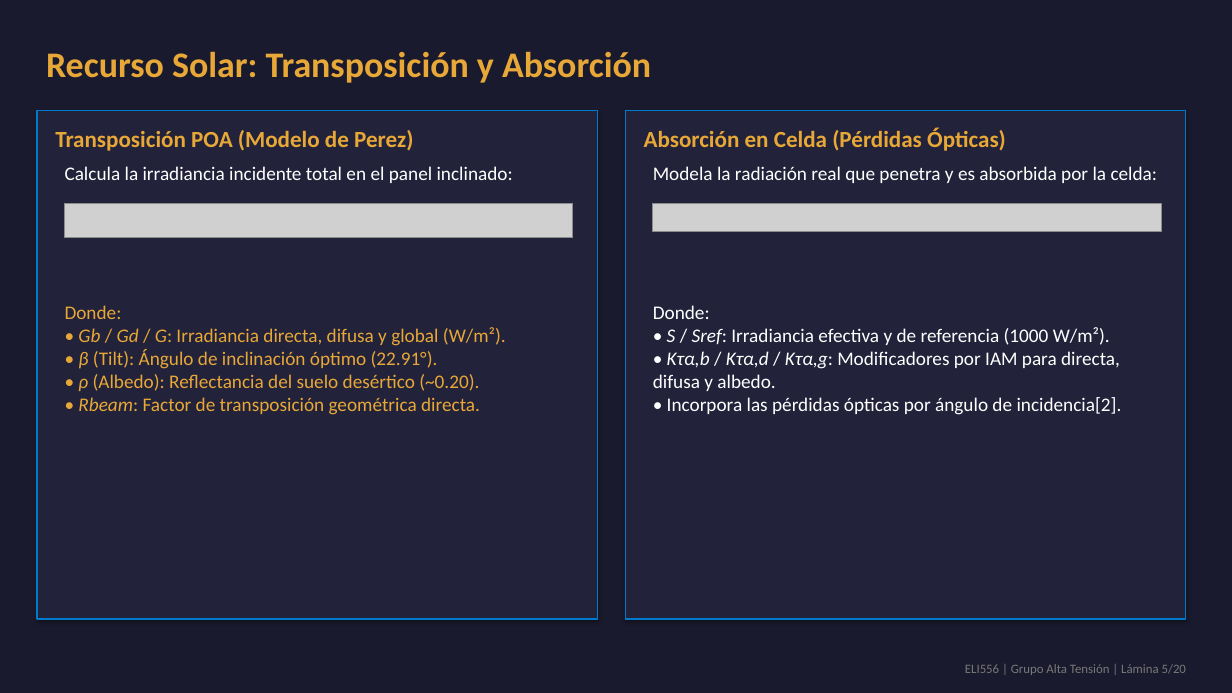
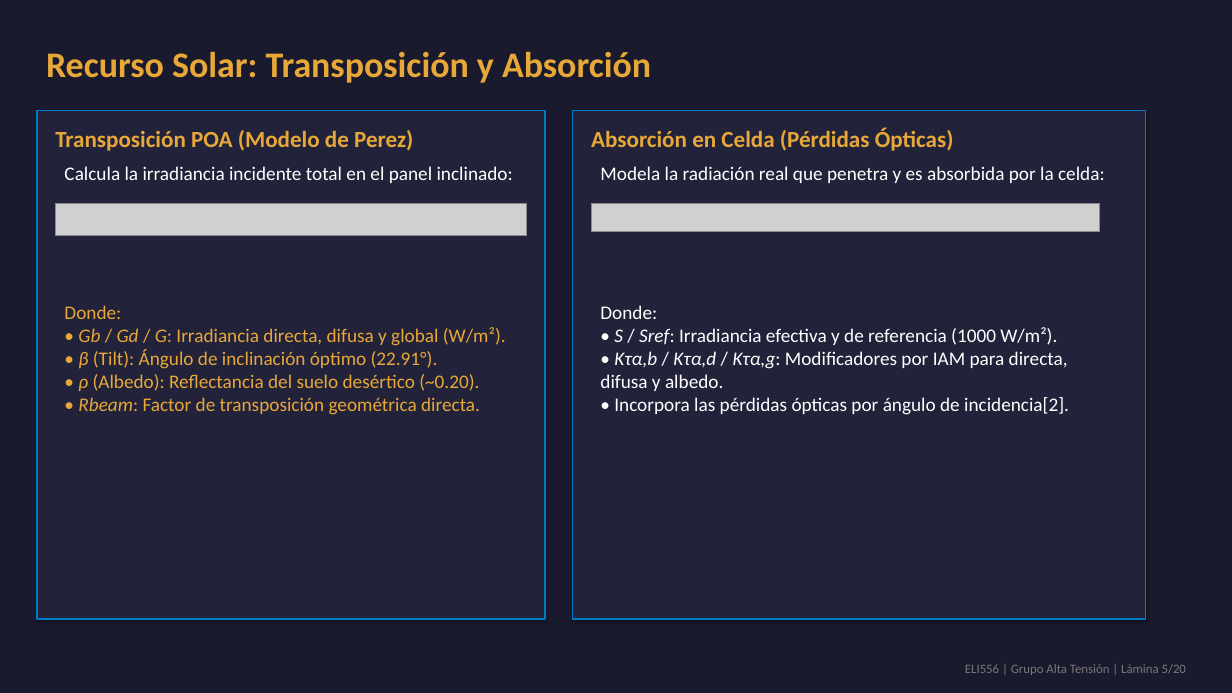
Before and after one commit to theChosen16/t2-paneles, a slide deck: slide 5 of output/Presentacion_Final_ELI556_Atacama.pptx. Drawn at 1232x693 pixels with LibreOffice and Linux fonts; fonts in the diff are those of the drawing; grey boxes stand for pictures. Boxes give left, top, right and bottom in pixels: in the first picture for what was removed or moved away, otherwise in the second. Text is boxed around its words. In the diff, an @@ line names an element or a change of style, - is before the commit and + after.

Commit message:
Redesign Slides 5, 8, 10, 11, and 15 with horizontal segmentation and asymmetric columns for math legibility

```diff
--- a/output/Presentacion_Final_ELI556_Atacama.pptx
+++ b/output/Presentacion_Final_ELI556_Atacama.pptx
@@ rectangle: place and size @@
-rectangle at box(37, 111, 598, 619)
+rectangle at box(37, 111, 545, 619)
@@ rectangle: place and size @@
-rectangle at box(626, 111, 1187, 619)
+rectangle at box(573, 111, 1146, 619)
@@ text "Absorción en Celda (Pérdidas Ópticas)": place and size @@
-text "Absorción en Celda (Pérdidas Ópticas)" at box(644, 128, 1006, 151)
+text "Absorción en Celda (Pérdidas Ópticas)" at box(591, 128, 954, 151)
@@ text "Modela la radiación real que ...": place and size @@
-text "Modela la radiación real que ..." at box(653, 166, 1158, 183)
+text "Modela la radiación real que ..." at box(600, 166, 1105, 183)
@@ picture: place and size @@
-picture at box(65, 203, 573, 238)
+picture at box(55, 203, 527, 236)
@@ picture: place and size @@
-picture at box(653, 203, 1162, 232)
+picture at box(592, 203, 1100, 232)
@@ text "Donde:": place and size @@
-text "Donde:" at box(653, 305, 1122, 415)
+text "Donde:" at box(600, 305, 1069, 415)
```
Also in this commit, not shown: 4 other slides changed, 6 other files.
